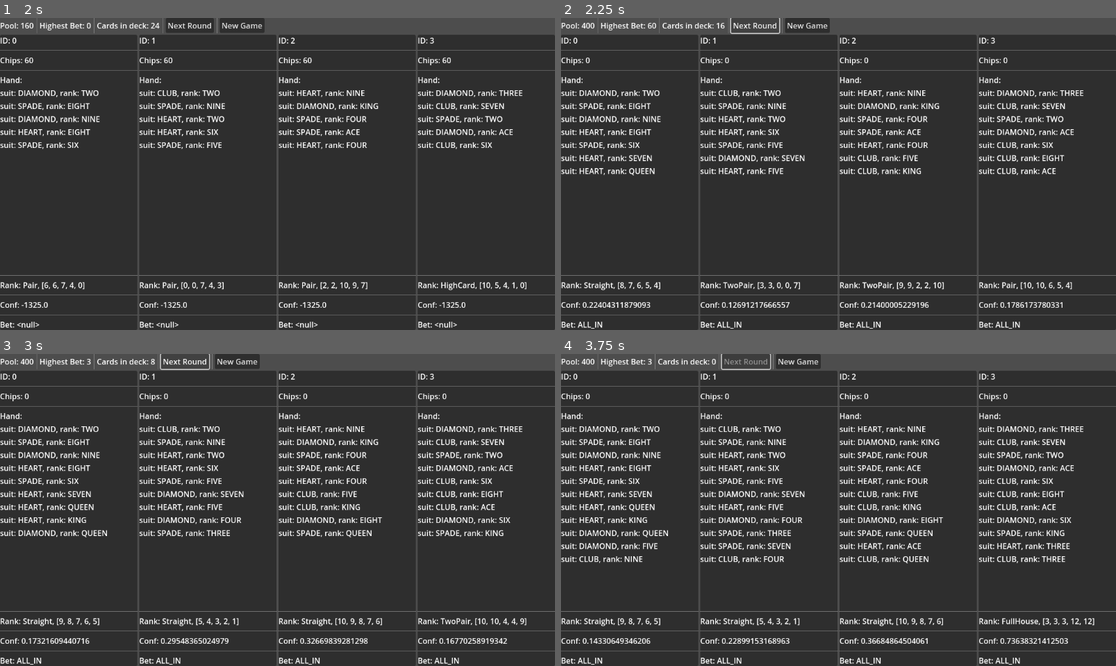
Above: before the commit, frames 1-4 (two rows, left to right).
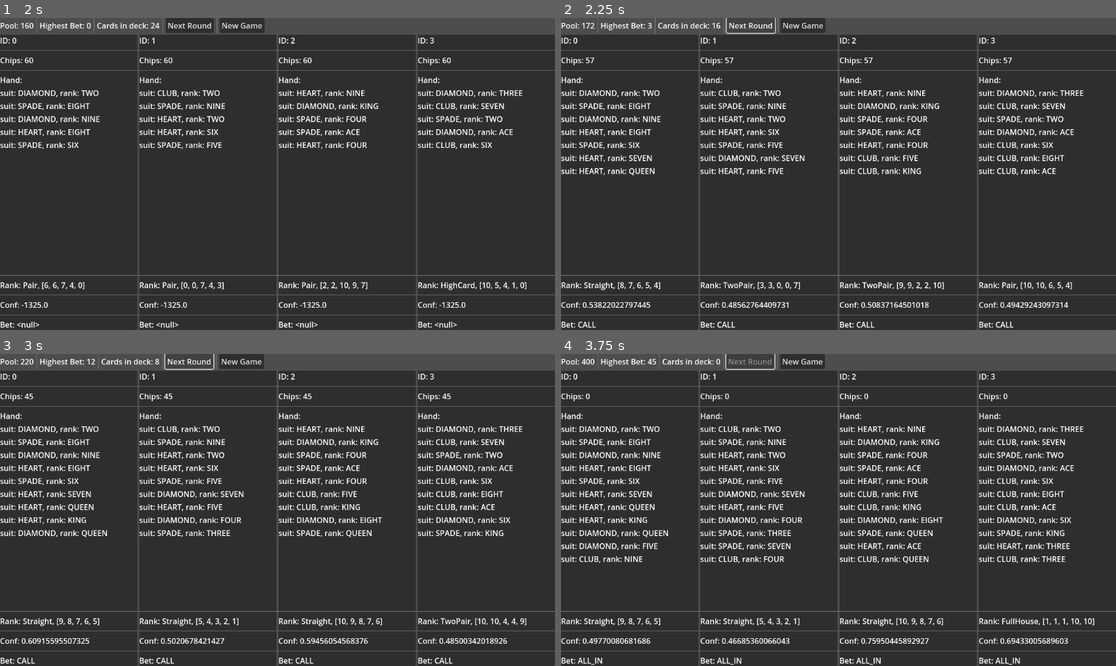
Above: after the commit, the same moments.

Repository: tofimega/ghost-poker
Game: Godot game, scene res://scenes/debug_frontend/debug_frontend.tscn
The game is run twice, just before and just after one commit, with the same random seed, the same clock (stepped at 60 frames per second) and the same inputs.
Inputs:
- Up to frame 1 (2 s): click "New Game" at 0.5 s; click "New Game" at 1.25 s
- Up to frame 2 (2.25 s): click "Next Round" at 2 s
- Up to frame 3 (3 s): click "Next Round" at 2.75 s
- Up to frame 4 (3.75 s): click "Next Round" at 3.5 s

Frame 1 is identical in both runs. In frame 2, 1.3% of the frame differs, in the area x 3-92%, y 0-100%; in frame 3, 1.2%; in frame 4, 0.9%.

Commit message:
more logging, lotsa bugfixes

Diff:
--- a/scenes/debug_frontend/player_status/player_status.gd
+++ b/scenes/debug_frontend/player_status/player_status.gd
@@ -36,7 +36,9 @@
 		var card_label: Label = Label.new()
 		card_label.text="suit: "+str(Card.Suit.find_key(c.suit))+", "+"rank: "+str(Card.Rank.find_key(c.rank))
 		cards.add_child(card_label)
+	Logger.mute=true
 	var a=PokerEngine.rank_hand(player.hand)
+	Logger.mute=false
 	rank.text="Rank: "+Ranking.HandRank.find_key(a.hand_rank)+", "+ str(a.cards_rank) #a.cards_rank.map(func (r: Card.Rank): Card.Rank.find_key(r))
 	conf.text="Conf: "+str(player.controller.conf_last_turn)
 	bet.text="Bet: "+str(PlayerController.Bet.Type.find_key(PokerEngine.player_bets.get(player.id)))
--- a/scripts/logger.gd
+++ b/scripts/logger.gd
@@ -1,12 +1,19 @@
 extends Node
 
 var log_file: FileAccess
+
+var mute: bool = false:
+	set(m):
+		if m: log_text("[LOGGER MUTED]")
+		mute=m
+		if !m: log_text("[LOGGER UNMUTED]")
 
 func _init():
 	log_file = FileAccess.open("log.txt", FileAccess.WRITE)
 
 
 func log_text(s: String):
+	if mute: return
 	log_file.store_line(s)
 	log_file.flush()
 
--- a/scripts/player.gd
+++ b/scripts/player.gd
@@ -6,6 +6,7 @@
 
 var chips: int = 0:
 	set(c):
+
 		chips=max(c, 0)
 
 var id: int =-1:
@@ -22,7 +23,9 @@
 	match what:
 		NOTIFICATION_PREDELETE:
 			controller.free()
+			Logger.log_text("Player "+str(id)+": controller deleted.")
 			hand.map(func (c: Card): c.free())
+			Logger.log_text("Player "+str(id)+": cards in hand deleted.")
 
 
 @warning_ignore("shadowed_variable")
--- a/scripts/player_controller/player_controller.gd
+++ b/scripts/player_controller/player_controller.gd
@@ -16,7 +16,8 @@
 const POWER_ADD_TIME: float=1.5
 const POWER_MULT_HSIZE: float=1
 const POWER_MULT_PLAYERS:float=1
-const TIME_OFFSET: float=0.5
+const POWER_MULT_AVGBET: float = 0.6
+const TIME_OFFSET: float=0.1
 
 
 
@@ -42,14 +43,17 @@
 	# lower ranking -> smaller num
 	var add_rank: float=float(hand_rank.hand_rank)/(hand_rank.HandRank.size()-1)*POWER_ADD_HRANK
 	rt+=add_rank
+	Logger.log_text("Player " +str(player.id)+"'s hand is ranked: " + str(Ranking.HandRank.find_key(hand_rank.hand_rank))+ " ("+str(hand_rank.hand_rank)+"), confidence gained: "+str(add_rank)+", confidence total: "+str(rt))
 	var add_card: float=float(hand_rank.cards_rank[0])/(Card.Rank.size()-1)*POWER_ADD_CRANK
 	rt+=add_card
-
+	Logger.log_text("Player " +str(player.id)+"'s hand: Best card in ranking is ranked: " +str(Card.Rank.find_key(hand_rank.cards_rank[0])) + " ("+str(hand_rank.cards_rank[0])+"), confidence gained: "+str(add_card)+", confidence total: "+str(rt))
 	# some randomness
 	rt*=randf_range(MIN_VAR, MAX_VAR)
+	Logger.log_text("Player "+str(player.id)+"'s confidence randomized: "+str(rt))
 
 
 	var avg_bet: float=0
+	Logger.log_text("Player "+str(player.id)+" is considering other players' bets...")
 	for id: int in PokerEngine.player_bets:
 		if id == player.id: continue
 
@@ -59,21 +63,30 @@
 			Bet.Type.FOLD: avg_bet+=FOLD_MULT
 			Bet.Type.ALL_IN: avg_bet+=ALL_IN_MULT
 
-	if PokerEngine.player_bets.size()>0:
+	if (PokerEngine.player_bets.size()>0 and !PokerEngine.player_bets.has(player.id)) or (PokerEngine.player_bets.size()>1):
 		avg_bet/=PokerEngine.player_bets.size()
-		rt*=avg_bet
+		rt*=((avg_bet-1)*POWER_MULT_AVGBET)+1
 		rt/=RAISE_MULT
+		Logger.log_text("\t Player "+str(player.id)+"'s confidence adjusted according to others' bets: "+str(rt))
+	else: Logger.log_text("\t But there were no bets to consider...")
 
 	rt/=(POWER_ADD_CRANK+POWER_ADD_HRANK)*MAX_VAR
+	Logger.log_text("Player "+str(player.id)+"'s confidence normalized: "+str(rt))
 	rt=ease(rt, -((PokerEngine.current_turn+TIME_OFFSET)*POWER_ADD_TIME))
+	Logger.log_text("Player "+str(player.id)+"'s confidence adjusted according to time passed: "+str(rt))
+
 
 	#bluff
 	if rt>=BLUFF_THRESH: return rt
-
+	Logger.log_text("Player "+str(player.id)+"'s confidence too low, trying to bluff...")
 	for i in randi()%BLUFF_COUNT:
 		rt*=BLUFF_MULT
+		Logger.log_text("\t Bluff "+str(i+1)+": "+str(rt))
+
+	Logger.log_text("Player "+str(player.id)+"'s confidence after bluff: "+str(rt))
 
 	rt=clamp(rt,0,1)
+	Logger.log_text("Player "+str(player.id)+"'s confidence clamped: "+str(rt))
 	return rt
 
 class Bet extends RefCounted:
--- a/scripts/poker_engine.gd
+++ b/scripts/poker_engine.gd
@@ -93,6 +93,8 @@
 		return acc
 		,0)
 
+
+#TODO: do it in an event-oriented way
 func start_next_round()->void:
 	if game_state!=GameState.RUNNING: return
 	player_bets.clear()
@@ -103,7 +105,7 @@
 	for p in players.values():
 		if deck.size()==0: break
 		deal_cards(p, CARDS_PER_ROUND)
-	current_turn+=1
+
 
 	var counter: int=0
 	while calls_this_turn < current_player_count():
@@ -138,11 +140,12 @@
 		p.chips-=bet
 		pool+=bet
 
-
+	current_turn+=1
 	next_round.emit()
 
 var calls_this_turn: int=0
 
+#TODO: doesn't quite work
 func _handle_player_bet(id: int, bet: PlayerController.Bet)->void:
 	player_bets[id] = bet.type
 	highest_bet=max(bet.amount, highest_bet)
@@ -156,56 +159,72 @@
 
 
 func _clear_game_state()->void:
+	Logger.log_text("Clearing game state...")
+
 	players.values().map(func(p:Player):
 		p.free()
 		return null)
 	players.clear()
+	Logger.log_text("Players deleted.")
 	player_bets.clear()
+	Logger.log_text("Bets deleted.")
 	deck.map(func(p:Card):
 		p.free()
 		return null)
 	deck.clear()
+	Logger.log_text("Cards in deck deleted.")
 	pool=0
 	current_turn=-1
 	game_state=GameState.CLOSED
+	Logger.log_text("Game state reset.")
 
 
 func _init_game_state()->void:
+	Logger.log_text("Initializing game state...")
 	current_turn=0
+	Logger.log_text("Turn count initialized")
 	for i in Card.Suit.size():
 		for j in Card.Rank.size():
 			deck.append(Card.new(i,j))
-
+	Logger.log_text("Deck created")
 	deck.shuffle()
+	Logger.log_text("Deck shuffled")
 	for i in PLAYER_COUNT:
 		players[i]=Player.new()
-
+	Logger.log_text("Players created")
 	pool=0
+	Logger.log_text("Pool initialized")
 	for p in players.values():
 		deal_cards(p, STARING_HAND_SIZE)
 		p.chips=STARING_CHIP_COUNT
 		p.chips-=STARTING_ANTE
 		pool+=STARTING_ANTE
+	Logger.log_text("Cards, chips dealt")
 	game_state=GameState.RUNNING
+	Logger.log_text("Game Opened")
 
 
 func new_game()->void:
+	Logger.log_text(" ")
+	Logger.log_text("Beginning new game...")
 	_clear_game_state()
 	_init_game_state()
 	game_start.emit()
 
 
 func rank_hand(hand: Array[Card]) -> Ranking:
-
+	Logger.log_text("Ranking hand: "+str(hand.map(func(c: Card): return [Card.Suit.find_key(c.suit), Card.Rank.find_key(c.rank)])))
 	assert(hand.size()>=5)
 	var rankings: Array[Ranking] = []
 
 	if hand.size()<5: return Ranking.new(0,[0,0,0,0,0])
-
+	Logger.log_text("Hand size valid")
 	var suits=[]
+	Logger.log_text("Checking suits for flush...")
 	for s in Card.Suit:
 		var suit_hand: Array[Card] = hand.filter(func (c: Card)-> bool: return c.suit==Card.Suit[s])
 		suits.append(suit_hand)
+		Logger.log_text("\t Cards with suit "+str(s)+": "+str(suit_hand.size()))
 	for suit in suits:
 		if suit.size()<5: continue
 		rankings.append(_rank_hand_with_flush(suit))
@@ -218,25 +237,28 @@
 		var rank: int = hand.reduce(func (count,c: Card)-> int: return (count+1 if c.rank==Card.Rank[r] else count), 0)
 		ranks[Card.Rank[r]]=rank
 	ranks.reverse()
+	Logger.log_text("Card ranks sorted, checking non-flush Rankings...")
 
 
 	var fkind_4: int=ranks.find(4)
 	var fkind_1: int=ranks.find(1)
 	if fkind_1>=0 and fkind_4>=0:
 		@warning_ignore_start("confusable_local_declaration")
-		var card_ranks: Array[Card.Rank]
-		card_ranks.resize(5)
-		for i in 4: card_ranks[i]=(ranks.size()-fkind_4)+1
-		card_ranks[4]=(ranks.size()-fkind_1)+1
+		Logger.log_text("\t FOURKIND!")
+		var card_ranks: Array[Card.Rank]
+		card_ranks.resize(5)
+		for i in 4: card_ranks[i]=(ranks.size()-fkind_4)-1
+		card_ranks[4]=(ranks.size()-fkind_1)-1
 		rankings.append(Ranking.new(Ranking.HandRank.FourKind, card_ranks))
 
 	var fhouse_3: int=ranks.find(3)
 	var fhouse_2: int=ranks.find(2)
 	if fhouse_3>=0 and fhouse_2>=0:
-		var card_ranks: Array[Card.Rank]
-		card_ranks.resize(5)
-		for i in 3: card_ranks[i]=(ranks.size()-fhouse_3)+1
-		for i in range(3,5): card_ranks[i]=(ranks.size()-fhouse_2)+1
+		Logger.log_text("\t FULLHOUSE!")
+		var card_ranks: Array[Card.Rank]
+		card_ranks.resize(5)
+		for i in 3: card_ranks[i]=(ranks.size()-fhouse_3)-1
+		for i in range(3,5): card_ranks[i]=(ranks.size()-fhouse_2)-1
 		rankings.append(Ranking.new(Ranking.HandRank.FullHouse, card_ranks))
 
 	for i in ranks.size()-4:
@@ -246,6 +268,7 @@
 			ranks[i+3]>0 and
 			ranks[i+4]>0):
 
+			Logger.log_text("\t STRAIGHT!")
 			var card_ranks: Array[Card.Rank] = [(ranks.size()-i)-1,
 				(ranks.size()-(i+1))-1,
 				(ranks.size()-(i+2))-1,
@@ -256,6 +279,7 @@
 
 	var tkind_1=ranks.find(1, fkind_1+1)
 	if tkind_1>=0 and fkind_1>=0 and fhouse_3>=0:
+		Logger.log_text("\t THREEKIND!")
 		var card_ranks: Array[Card.Rank]
 		card_ranks.resize(5)
 		for i in 3: card_ranks[i]=(ranks.size()-fhouse_3)-1
@@ -265,6 +289,7 @@
 
 	var tpair_2: int=ranks.find(2,fhouse_2+1)
 	if tpair_2>=0 and fkind_1>=0 and fhouse_2>=0:
+		Logger.log_text("\t TWOPAIR!")
 		var card_ranks: Array[Card.Rank]
 		card_ranks.resize(5)
 		for i in 2: card_ranks[i]=(ranks.size()-fhouse_2)-1
@@ -274,6 +299,7 @@
 
 	var pair_1: int=ranks.find(1, tkind_1+1)
 	if pair_1>=0 and fkind_1>=0 and tkind_1>=0 and fhouse_2>=0:
+		Logger.log_text("\t PAIR!")
 		var card_ranks: Array[Card.Rank]
 		card_ranks.resize(5)
 		for i in 2: card_ranks[i]=(ranks.size()-fhouse_2)-1
@@ -291,10 +317,13 @@
 	rankings.append(Ranking.new(Ranking.HandRank.HighCard, card_ranks))
 
 	rankings.sort_custom(func (left: Ranking, right: Ranking): return left.hand_rank>right.hand_rank || (left.hand_rank==right.hand_rank && left.cards_rank>right.cards_rank))
+	Logger.log_text("Final Ranking: "+ str(Ranking.HandRank.find_key(rankings[0].hand_rank))+ " "+ str(rankings[0].cards_rank))
+	Logger.log_text(" ")
 	return rankings[0]
 
 
 func _rank_hand_with_flush(hand: Array[Card]) -> Ranking:
+	Logger.log_text("\t Ranking suit hand: "+str(hand.map(func(c: Card): return [Card.Suit.find_key(c.suit), Card.Rank.find_key(c.rank)])))
 	hand.sort_custom(func (left: Card, right: Card)->bool: return left.rank-right.rank>0)
 	var card_rank: Array[Card.Rank]
 	card_rank.resize(hand.size())
@@ -308,6 +337,7 @@
 			card_rank[i+2]==card_rank[i]-2 and
 			card_rank[i+3]==card_rank[i]-3 and
 			card_rank[i+4]==card_rank[i]-4):
+				Logger.log_text("\t STRAIGHT FLUSH!")
 				return Ranking.new(Ranking.HandRank.StraightFlush, [card_rank[i],
 					card_rank[i+1],
 					card_rank[i+2],
@@ -315,6 +345,7 @@
 					card_rank[i+4]])
 	var a=card_rank.duplicate()
 	a.resize(5)
+	Logger.log_text("\t FLUSH!")
 	return Ranking.new(Ranking.HandRank.Flush,a)
 
 
